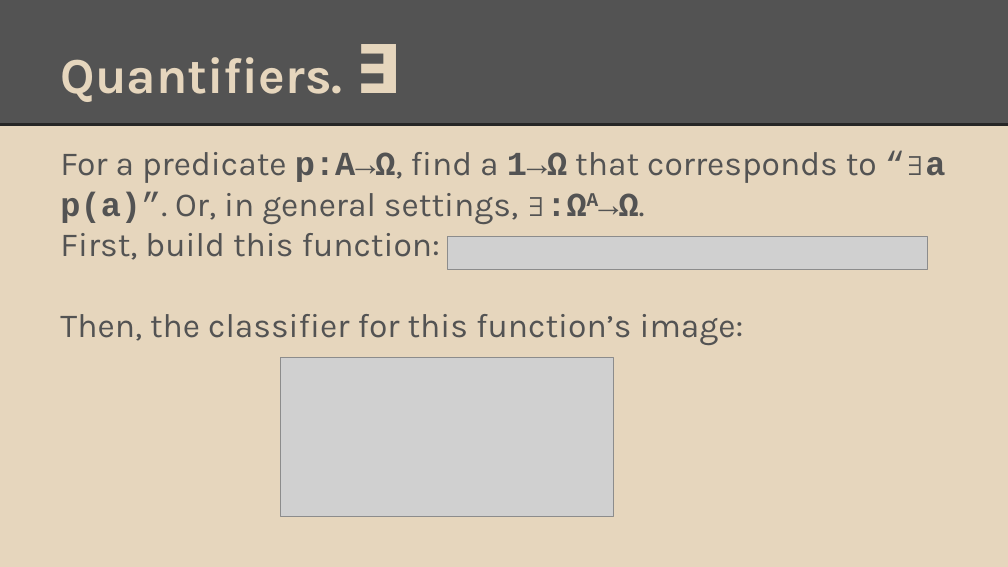
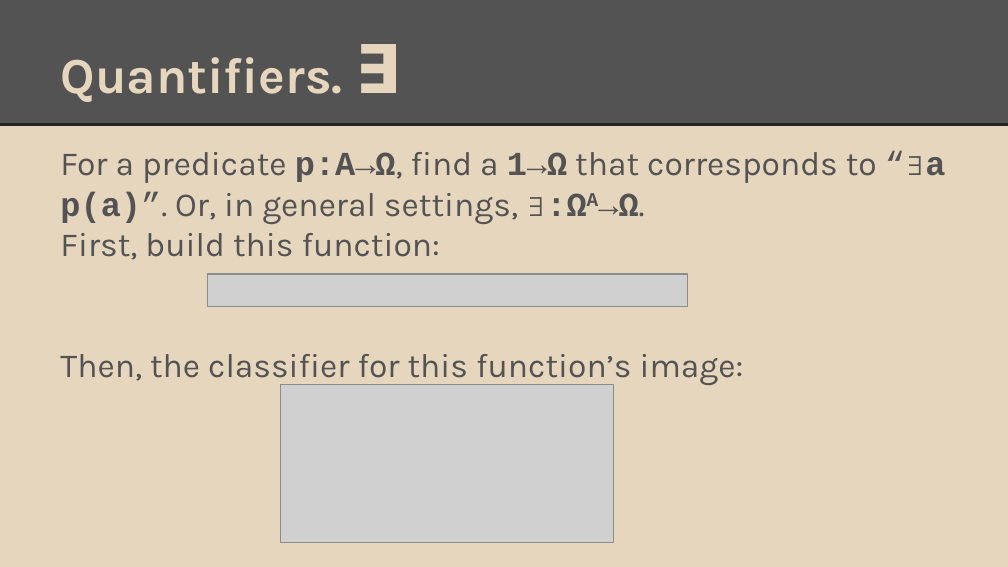
Before and after one commit to degoes-consulting/lambdaconf-2015, a slide deck: slide 30 of speakers/vpatryshev/intuitionistic-type-theory/IntroToIntuitionisticTypeTheory.pptx. Drawn at 1008x567 pixels with LibreOffice and Linux fonts; fonts in the diff are those of the drawing; grey boxes stand for pictures. Boxes give left, top, right and bottom in pixels: in the first picture for what was removed or moved away, otherwise in the second. Text is boxed around its words. In the diff, an @@ line names an element or a change of style, - is before the commit and + after.

```diff
--- a/speakers/vpatryshev/intuitionistic-type-theory/IntroToIntuitionisticTypeTheory.pptx
+++ b/speakers/vpatryshev/intuitionistic-type-theory/IntroToIntuitionisticTypeTheory.pptx
@@ text "For a predicate p:A→Ω, find ..." rewrapped from [60, 152, 945, 345] to [60, 152, 945, 386] @@
@@ picture: place and size @@
-picture at [448, 237, 927, 269]
+picture at [208, 274, 687, 306]
@@ picture: place and size @@
-picture at [281, 358, 614, 516]
+picture at [281, 384, 614, 542]
```
Also in this commit, not shown: 6 other slides changed.
